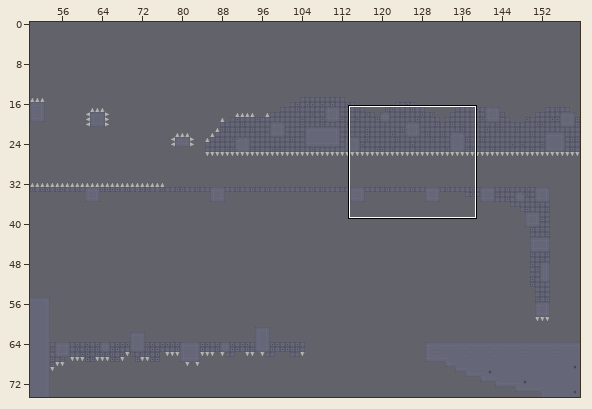
Tiled map (JSON): assets/levels/SpikesAndFalls.json. The first picture is a wide view before the edit; the outline marks the close-up.
Close-up. As it was:
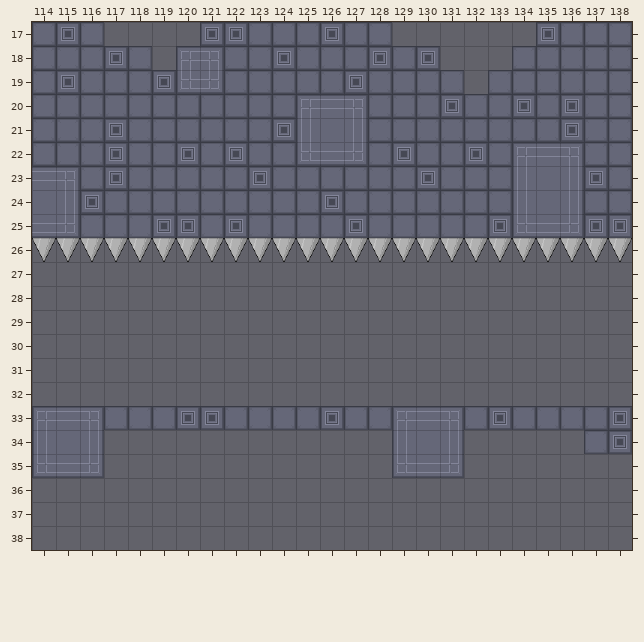
Cells are 32x32 px. Shown: x 114..138, y 17..38. The commit also changed other parts of the map, which this record leaves out.
New version:
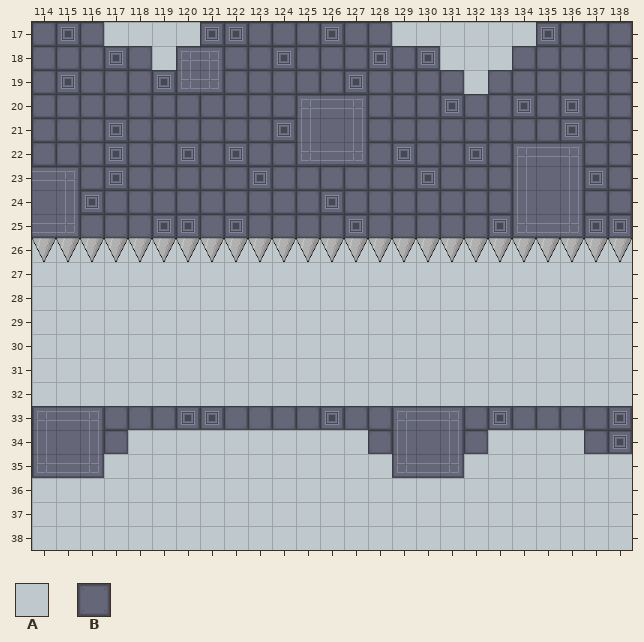
Key: from "backgrounds": A 92; from "tilesheet2": B 66.
_ is an empty cell.
Tiles of an added or newly shown layer are drawn over the layers below it.
Difference:
Changed rows in their new state; . is an unchanged cell.
Layer "background" (added):
first column x 117:
17 AAAA........AAAAAA
18 ..A...........AAA.
19 ...............A..
first column x 114:
26 AAAAAAAAAAAAAAAAAAAAAAAAA
27 AAAAAAAAAAAAAAAAAAAAAAAAA
28 AAAAAAAAAAAAAAAAAAAAAAAAA
29 AAAAAAAAAAAAAAAAAAAAAAAAA
30 AAAAAAAAAAAAAAAAAAAAAAAAA
31 AAAAAAAAAAAAAAAAAAAAAAAAA
32 AAAAAAAAAAAAAAAAAAAAAAAAA
34 ...BAAAAAAAAAAB...BAAAA..
35 ...AAAAAAAAAAAA...AAAAAAA
36 AAAAAAAAAAAAAAAAAAAAAAAAA
37 AAAAAAAAAAAAAAAAAAAAAAAAA
38 AAAAAAAAAAAAAAAAAAAAAAAAA
Where, in picture pixels (left, top, right, bottom), the same in both close-ups:
added: (104, 22, 200, 70)
added: (392, 22, 536, 94)
added: (32, 239, 632, 406)
added: (32, 430, 632, 550)
